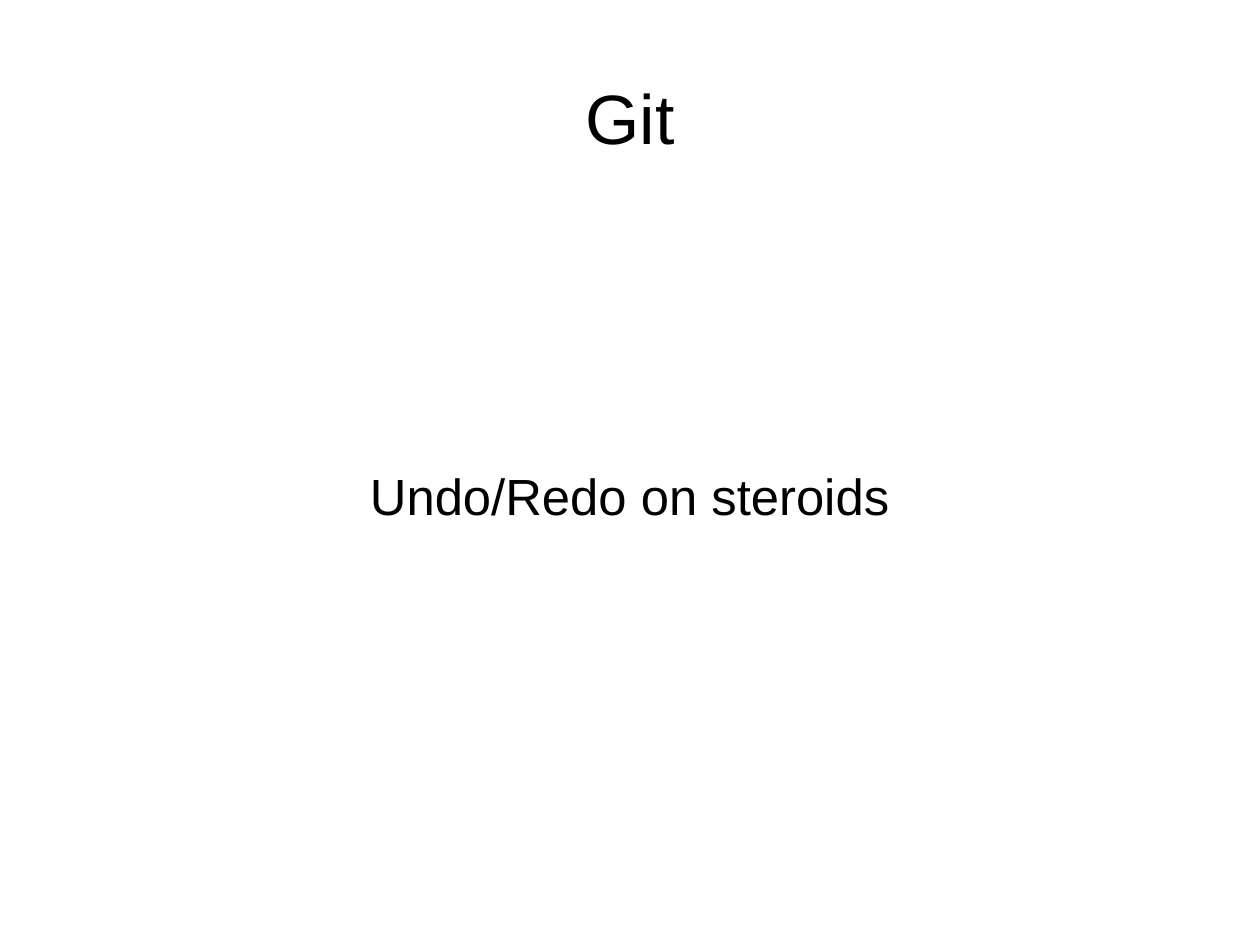
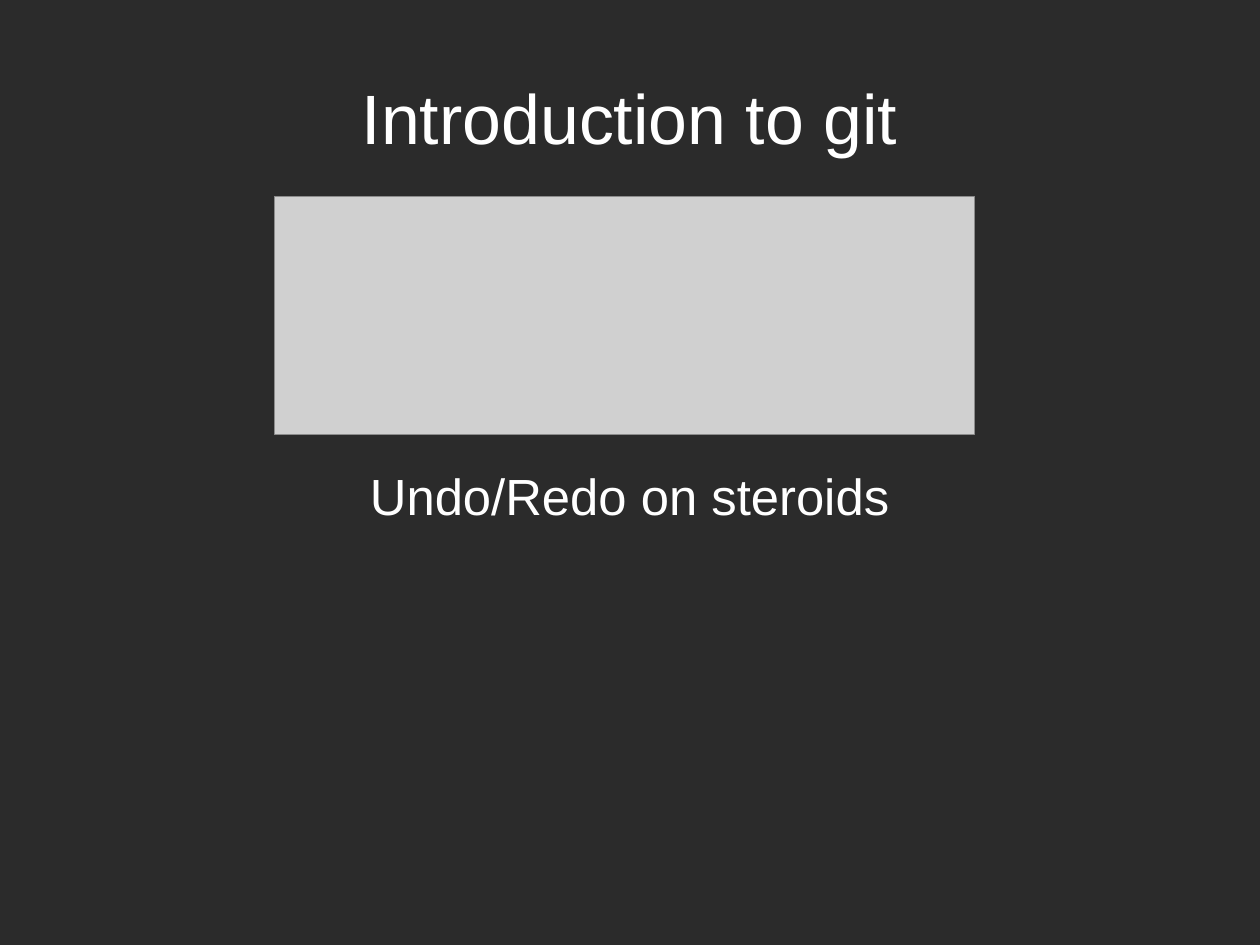
Before and after one commit to hwdegroot/days-of-code, a slide deck: slide 1 of presentation/zee-slides.odp. Drawn at 1260x945 pixels with LibreOffice and Linux fonts; fonts in the diff are those of the drawing; grey boxes stand for pictures; background and template pictures are left out; a plain dark background stands for a picture behind light text. Boxes give left, top, right and bottom in pixels: in the first picture for what was removed or moved away, otherwise in the second. Text is boxed around its words. In the diff, an @@ line names an element or a change of style, - is before the commit and + after.

```diff
--- a/presentation/zee-slides.odp
+++ b/presentation/zee-slides.odp
@@ background #FFFFFF to picture (left out) @@
@@ title at bbox=[362, 93, 897, 157]: text changed; text colour #000000 to #FFFFFF @@
-Git
+Introduction to git
@@ picture added at bbox=[274, 197, 974, 434] @@
@@ subtitle "Undo/Redo on steroids" at bbox=[370, 478, 889, 516]: text colour #000000 to #FFFFFF @@
```
Also in this commit, not shown: 11 other slides changed, 1 slide added, 1 other file.
